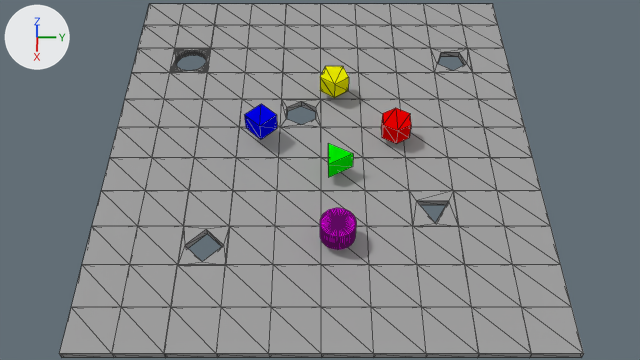
A saved change to the Blender file shape_sorter.blend.
Both versions are drawn from the file's camera 'Camera'. Arrows for +X, +Y and +Z are at upper left; the lights stay in place. Mesh edges are drawn as thin lines.

In view in the first picture: 'Pavement', 'l3', 'l4', 'l5', 'l6', 'lr'.
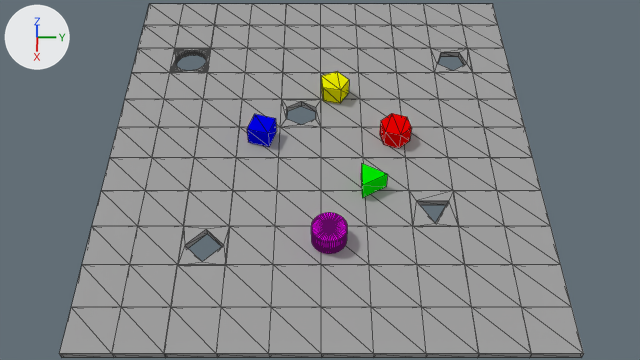
Where the newer file only moved an object's origin or applied its transform, the numbers keep the older frame.

Pixel boxes [x1, y1, x2, y2] of what changed, in the pictures (640 x 360 px):
'lr', mesh turned: before [320, 208, 356, 249]; after [311, 212, 347, 254]
'l3', moved: before [328, 143, 353, 178]; after [361, 163, 388, 198]
'l4', mesh turned: before [245, 104, 277, 139]; after [247, 114, 277, 147]
'l6', mesh turned: before [381, 108, 411, 144]; after [380, 113, 412, 148]
'l5', mesh turned: before [320, 66, 349, 98]; after [321, 71, 349, 103]

Edits to the bpy script that builds the scene:
```text
Change me_lr:
    where me_lr.from_pydata(...)  # 122 vertices, 240 faces; spans x 0.0..0.45, y 0.0..0.45, z 0.0..0.27
    used by ob_lr; location = (1.8, 0.0, 0.23)
    me_lr part 1: the whole mesh is turned 125 degrees about the z axis through its middle, then moved by (0.0, -0.108, -0.095)
Change me_l6:
    where me_l6.from_pydata(...)  # 14 vertices, 20 faces; spans x 0.0..0.45, y 0.0..0.39, z 0.0..0.27
    used by ob_l6; location = (0.0, 0.89, 0.23)
    me_l6 part 2: the whole mesh is turned 12 degrees about the z axis through its middle, then moved by (0.0, 0.0, -0.105)
Change me_l5:
    where me_l5.from_pydata(...)  # 15 vertices, 16 faces; spans x 0.0..0.407, y 0.0..0.428, z 0.0..0.27
    used by ob_l5; location = (-0.86, 0.0, 0.26)
    me_l5 part 3: the whole mesh is turned 24 degrees about the z axis through its middle, then moved by (-0.002, 0.009, -0.133)
Change me_l4:
    where me_l4.from_pydata(...)  # 8 vertices, 12 faces; spans x 0.0..0.45, y 0.0..0.45, z 0.0..0.27
    used by ob_l4; location = (0.0, -1.06, 0.31)
    me_l4 part 4: the whole mesh is turned 28 degrees about the z axis through its middle, then moved by (0.0, 0.0, -0.181)
Change me_l3:
    where me_l3.from_pydata(...)  # 8 vertices, 8 faces; spans x 0.0..0.433, y 0.0..0.375, z 0.0..0.3
    used by ob_l3; location = (0.69, 0.11, 0.22); scale = (0.9, 0.9, 0.9)
    me_l3 part 5: the whole mesh is moved by (-0.217, -0.125, -0.15)
Change ob_l3:
    ob_l3.location: (0.69, 0.11, 0.22) -> (1.15, 0.68, 0.25)
```
